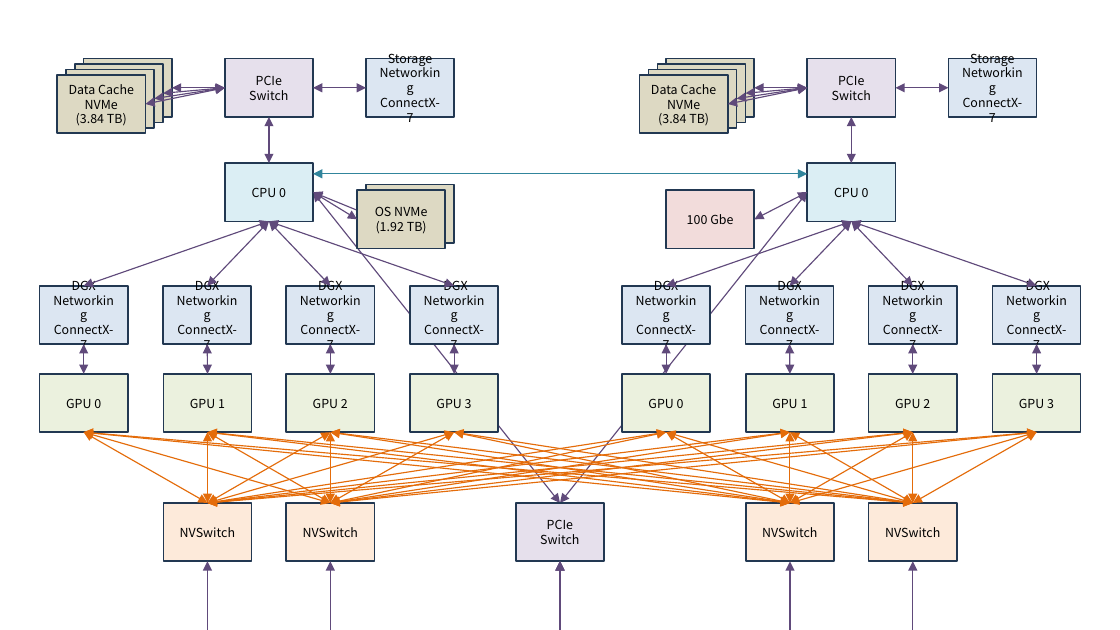
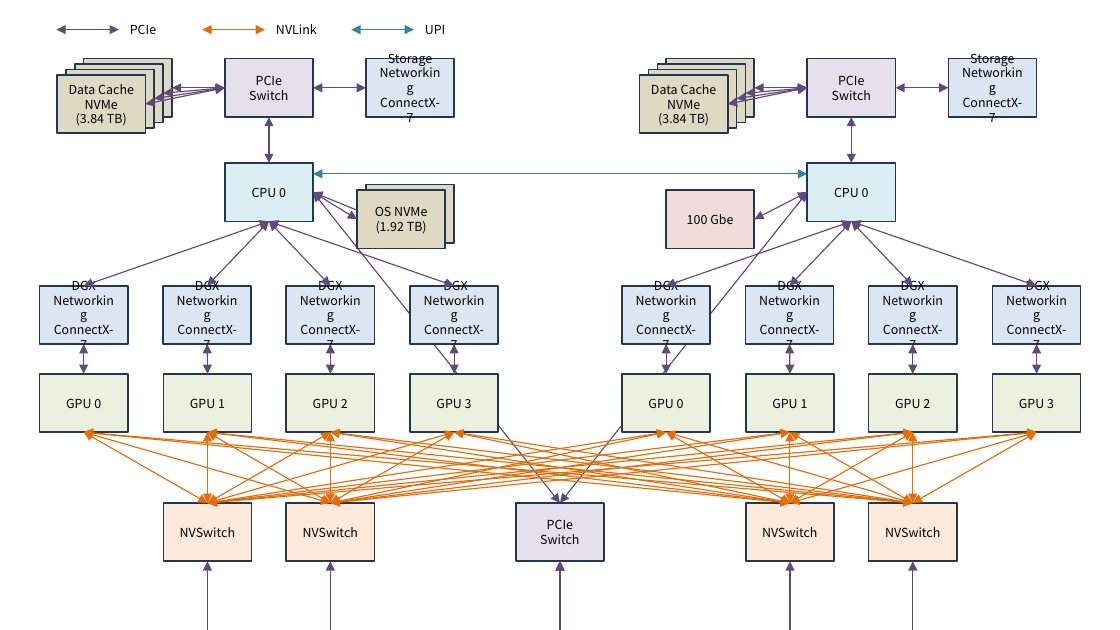
Before and after one commit to ssup2/blog-software, a slide deck: slide 2 of content/docs/theory-analysis/nvidia-gpu-architecture/images/images.pptx. Drawn at 1120x630 pixels with LibreOffice and Linux fonts; fonts in the diff are those of the drawing. Boxes give left, top, right and bottom in pixels: in the first picture for what was removed or moved away, otherwise in the second. Text is boxed around its words. In the diff, an @@ line names an element or a change of style, - is before the commit and + after.

```diff
--- a/content/docs/theory-analysis/nvidia-gpu-architecture/images/images.pptx
+++ b/content/docs/theory-analysis/nvidia-gpu-architecture/images/images.pptx
@@ double arrow added from (56, 29) to (119, 29), #604A7B 0.75 pt @@
@@ text added at [130,24,156,34], 8 pt, text #000000 @@
+PCIe
@@ double arrow added from (203, 29) to (265, 29), #E46C0A 0.75 pt @@
@@ text added at [276,24,317,34], 8 pt, text #000000 @@
+NVLink
@@ double arrow added from (352, 29) to (413, 29), #31859C 0.75 pt @@
@@ text added at [425,25,446,34], 8 pt, text #000000 @@
+UPI
```
Also in this commit, not shown: 3 other files.
